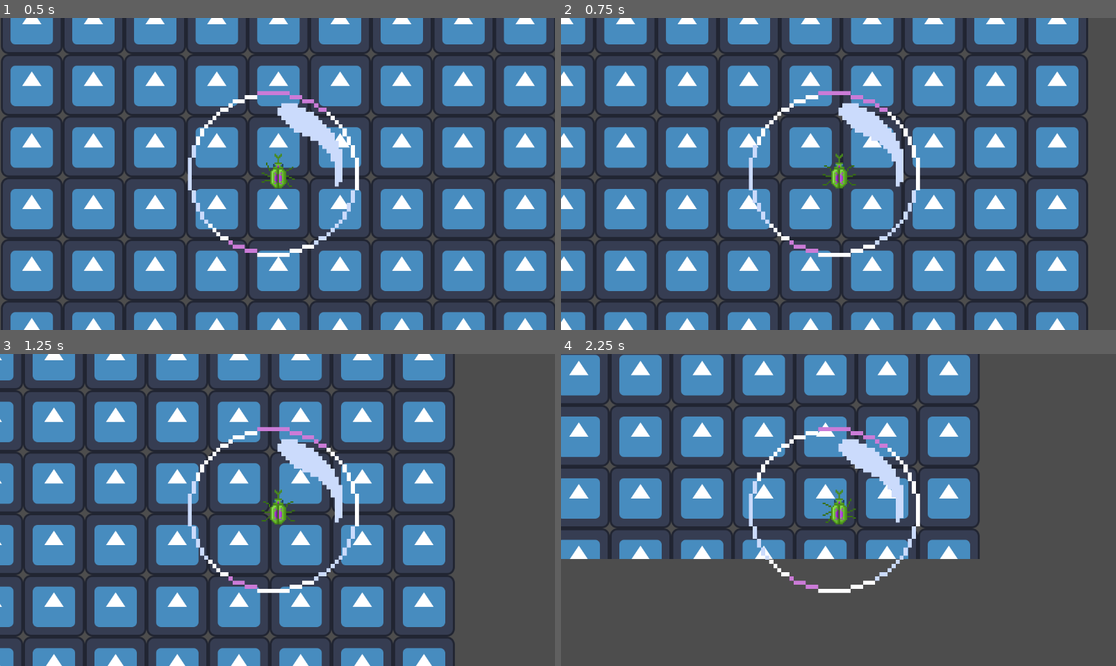
Above: before the commit, frames 1-4 (two rows, left to right).
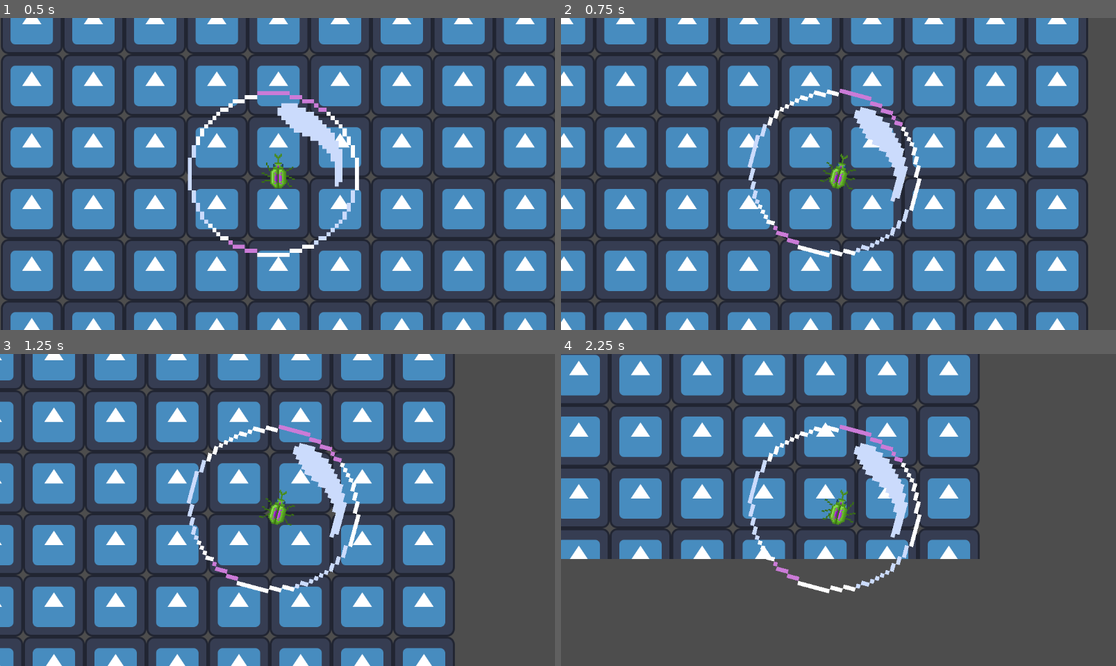
Above: after the commit, the same moments.

Repository: AngelVF26/Escarabuja
Game: Godot game, scene res://Escenas/pantalla.tscn
Two runs of this game, one before a commit and one after it. Both use one fixed random seed, a clock stepped at 60 frames per second and the inputs below. The engine's default icon, where the game draws it, is replaced by a stand-in: a white triangle on a blue panel in a dark square.
Inputs:
- Up to frame 1 (0.5 s): no input
- Up to frame 2 (0.75 s): tap Enter at 0.5 s; hold D (paderecha) from 0.53 s (still down)
- Up to frame 3 (1.25 s): keep holding D (paderecha)
- Up to frame 4 (2.25 s): release D (paderecha) at 1.28 s; hold S (pabajo) 1.28-2.03 s; hold D (paderecha) from 2.03 s (still down)

Frame 1 is identical in both runs. In frame 2, 2.1% of the frame differs, in the area x 33-65%, y 22-77%; in frame 3, 2.1%; in frame 4, 2.1%.

Commit message:
EL BICHO TUERCE PAL LAO

Diff:
--- a/Escenas/bichote.gd
+++ b/Escenas/bichote.gd
@@ -11,13 +11,15 @@
 	# As good practice, you should replace UI actions with custom gameplay actions.
 	var direction_x := Input.get_axis("paizquierda", "paderecha")
 	var direction_y:=Input.get_axis("parriba", "pabajo")
-	if direction_x:
-		velocity.x = direction_x * SPEED
-	else:
-		velocity.x = move_toward(velocity.x, 0, SPEED)
-	if direction_y:
-		velocity.y = direction_y * SPEED
-	else:
-		velocity.y = move_toward(velocity.y, 0, SPEED)
+	velocity.y = direction_y * SPEED
+	velocity.x = direction_x * SPEED
+	if Input.is_action_pressed("paizquierda"):
+		rotation_degrees = -15
+	if Input.is_action_pressed("paderecha"):
+		rotation_degrees = 15
+	if Input.is_action_just_released("paderecha"):
+		rotation_degrees = 0
+	if Input.is_action_just_released("paizquierda"):
+		rotation_degrees = 0
 
 	move_and_slide()
